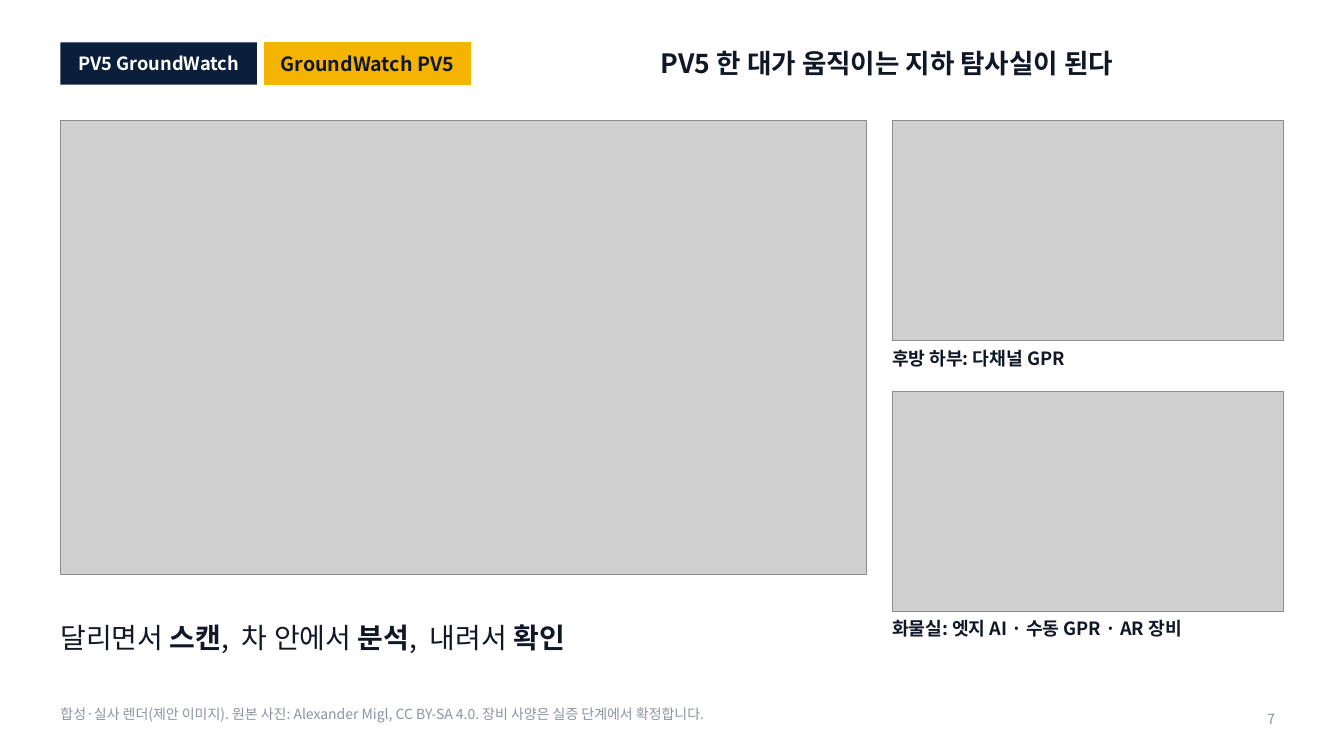
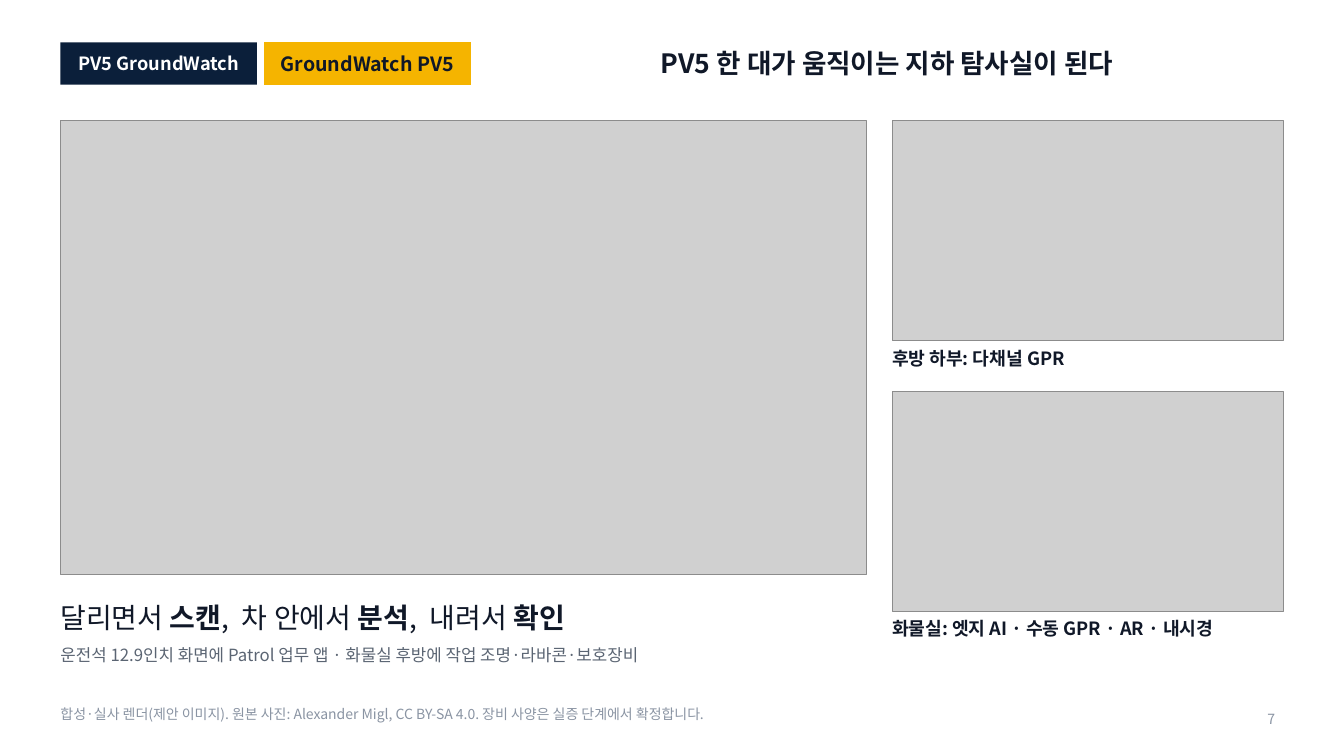
Before and after one commit to woojin-choe/pv5-hose-lab, a slide deck: slide 7 of ppt_all/PV5_GroundWatch_10_18.pptx. Drawn at 1344x756 pixels with LibreOffice and Linux fonts; fonts in the diff are those of the drawing; grey boxes stand for pictures. Boxes give left, top, right and bottom in pixels: in the first picture for what was removed or moved away, otherwise in the second. Text is boxed around its words. In the diff, an @@ line names an element or a change of style, - is before the commit and + after.

```diff
--- a/ppt_all/PV5_GroundWatch_10_18.pptx
+++ b/ppt_all/PV5_GroundWatch_10_18.pptx
@@ text "달리면서 스캔, 차 안에서 분석, ...": place and size @@
-text "달리면서 스캔, 차 안에서 분석, ..." at (60, 624, 565, 653)
+text "달리면서 스캔, 차 안에서 분석, ..." at (60, 604, 565, 633)
@@ text at (892, 619, 1213, 637): text changed @@
-화물실: 엣지 AI · 수동 GPR · AR 장비
+화물실: 엣지 AI · 수동 GPR · AR · 내시경
@@ text added at (60, 647, 638, 663), 12 pt, text #5B6573 @@
+운전석 12.9인치 화면에 Patrol 업무 앱 · 화물실 후방에 작업 조명·라바콘·보호장비
```
Also in this commit, not shown: 18 other slides changed, 1 slide removed, 27 other files.
